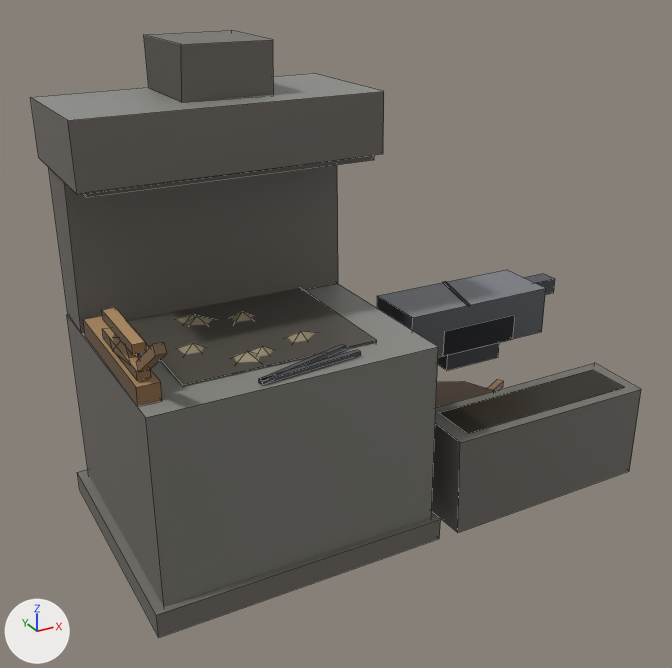
One commit to the Blender file art/kit/buildings/building.set_cold_forge/building.set_cold_forge.blend: the scene before it, then after it.
Both versions are drawn from a 50 mm lens placed at (-1.543, -2.589, 2.15), pointed at (-0.106, 0.023, 0.844). Every picture has the same lights, and +X, +Y and +Z are marked at lower left. The older version comes first. Mesh edges are drawn as thin lines.

The first picture shows 'building.set_cold_forge'.
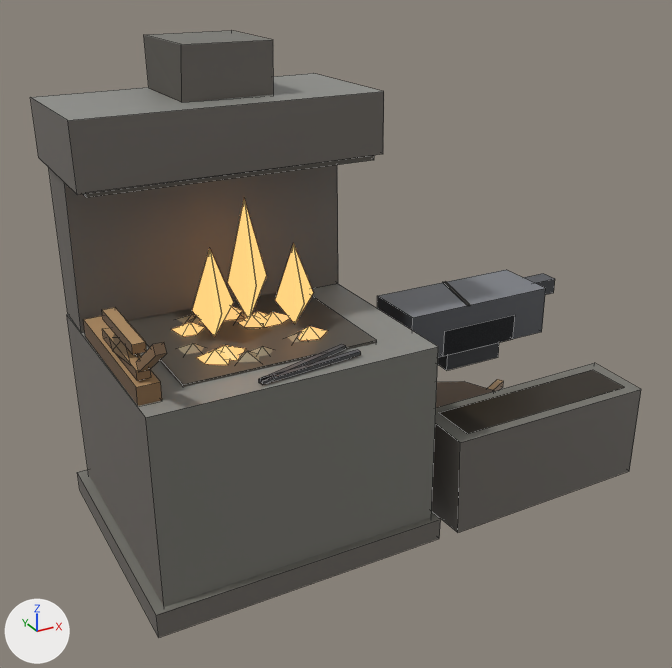
What changed in the scene script:
```text
Add mat_glow:
    mat_glow = principled_material('glow')
    mat_glow.base_color = (0.3, 0.12, 0.03)  # brown #956130
    mat_glow.emission_color = (1.0, 0.55, 0.2)  # orange #ffc47c
    mat_glow.emission_strength = 1.0
Add me_fire:
    me_fire.from_pydata(...)  # 111 vertices, 102 faces; spans x -0.705..-0.255, y -0.25..0.173, z 0.705..1.16
    me_fire.materials.append(mat_glow)  # brown #956130, glowing orange #ffc47c
Add ob_fire:
    ob_fire = bpy.data.objects.new('fire', me_fire)
    ob_fire.parent = ob_building_set_cold_forge
    ob_fire.location = (0.0274, 0.0254, 0.21)
```

Where the change shows, as pixel boxes (x1, y1, x2, y2) in the pictures (672 x 668 px):
'fire', added
    after: (171, 199, 328, 365)
